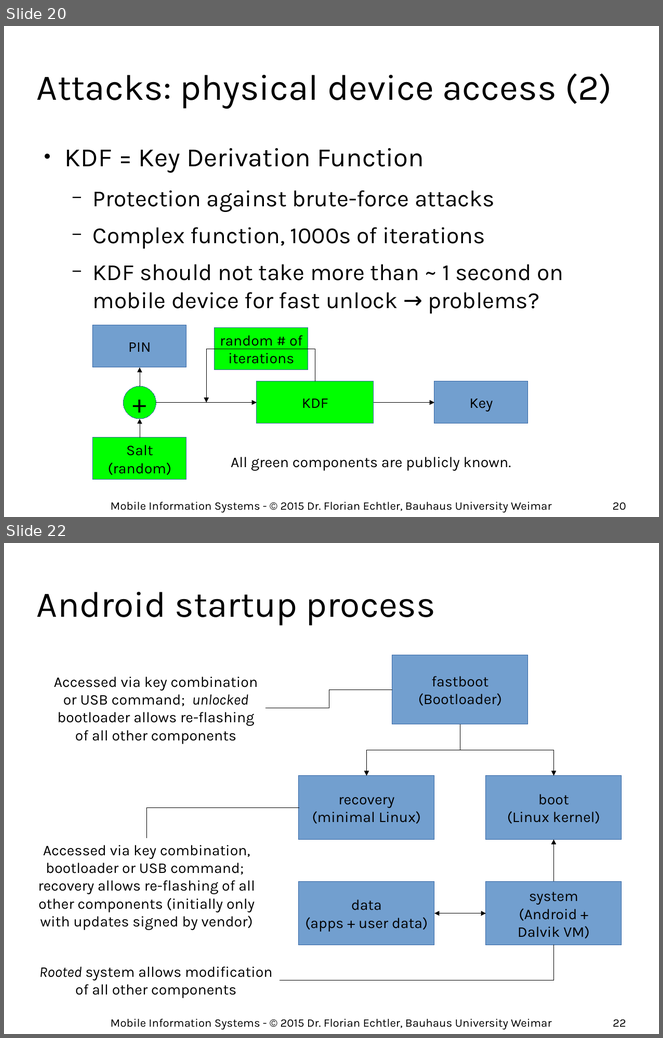
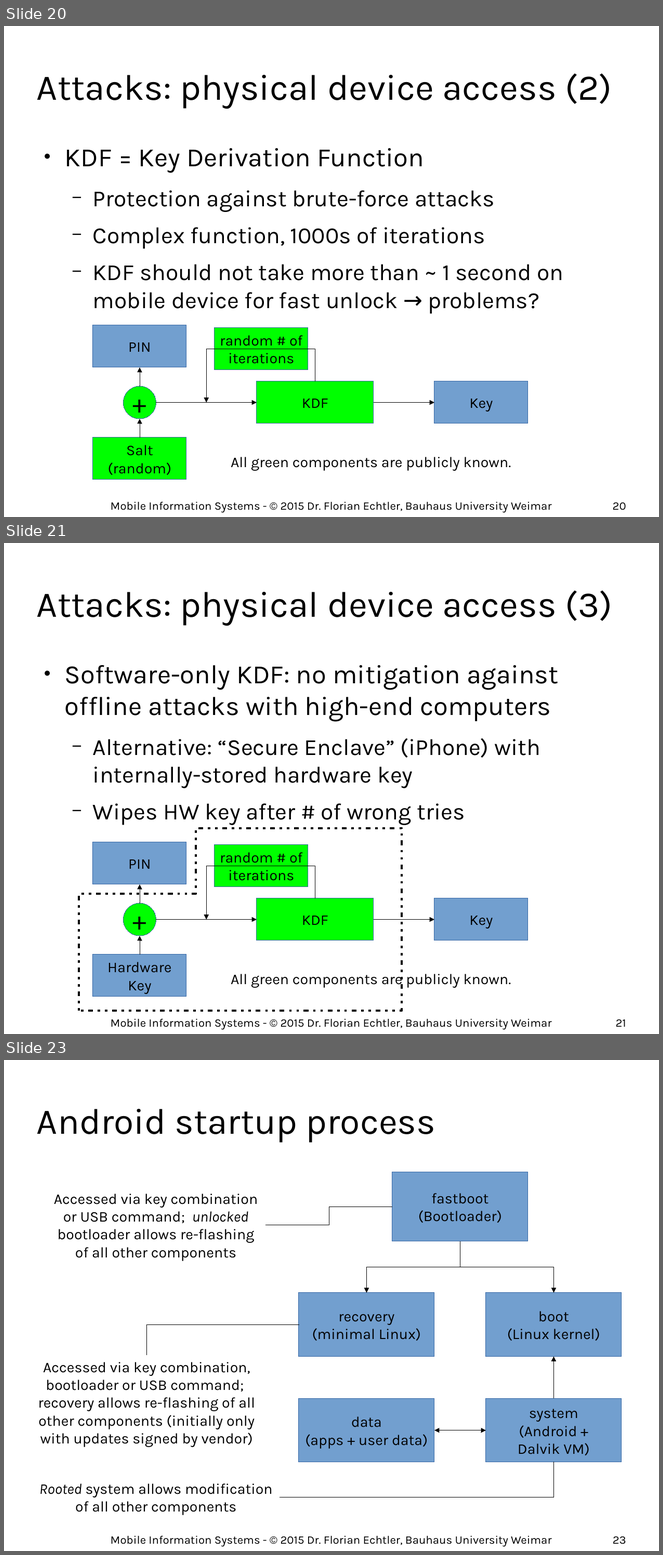
Before and after one commit to floe/mobile-information-systems, a slide deck: 07-privacy-security.odp. Shown one above the other, each under a label of ours: slides 20 and 22 before the commit, slides 20, 21 and 23 after it; the slides between them are not shown. The pictures are 663x1038 and 663x1555 pixels, drawn with LibreOffice and Linux fonts; fonts in the diff are those of the drawing; background and template pictures are left out. Boxes give left, top, right and bottom in pixels: in the first picture for what was removed or moved away, otherwise in the second. Text is boxed around its words. In the diff, an @@ line names an element or a change of style, - is before the commit and + after.

```diff
--- a/07-privacy-security.odp
+++ b/07-privacy-security.odp
@@ slide 21 added at bbox=[4, 543, 659, 1034], background #FFFFFF @@
@@ title added at bbox=[37, 590, 613, 626], 44 pt, text #000000 @@
+Attacks: physical device access (3)
@@ text added at bbox=[65, 665, 559, 825], 28 pt, text #000000 @@
+● Software-only KDF: no mitigation against offline attacks with high-end computers
+  − Alternative: “Secure Enclave” (iPhone) with internally-stored hardware key
+  − Wipes HW key after # of wrong tries
@@ freeform shape added at bbox=[79, 828, 402, 1011], outline #000000 3 pt @@
@@ rectangle added at bbox=[93, 843, 187, 885], fill #729FCF, outline #3465A4 0 pt, 18 pt, text #000000 @@
+PIN
@@ rectangle added at bbox=[215, 845, 308, 887], fill #00FF00, outline #3465A4 0 pt, 18 pt, text #000000 @@
+random # of
+iterations
@@ elbow arrow added from (315, 899) to (207, 920), #000000 0 pt @@
@@ elbow arrow added from (140, 903) to (140, 885), #000000 0 pt @@
@@ rectangle added at bbox=[257, 899, 374, 941], fill #00FF00, outline #3465A4 0 pt, 18 pt, text #000000 @@
+KDF
@@ rectangle added at bbox=[435, 899, 528, 941], fill #729FCF, outline #3465A4 0 pt, 18 pt, text #000000 @@
+Key
@@ ellipse added at bbox=[124, 903, 156, 936], fill #00FF00, outline #3465A4 0 pt, 32 pt, text #000000 @@
++
@@ elbow arrow added from (156, 920) to (257, 920), #000000 0 pt @@
@@ elbow arrow added from (374, 920) to (435, 920), #000000 0 pt @@
@@ elbow arrow added from (140, 955) to (140, 936), #000000 0 pt @@
@@ rectangle added at bbox=[93, 955, 187, 997], fill #729FCF, outline #3465A4 0 pt, 18 pt, text #000000 @@
+Hardware
+Key
@@ text added at bbox=[231, 971, 512, 988], 18 pt, text #000000 @@
+All green components are publicly known.
@@ text added at bbox=[111, 1019, 552, 1030], 14 pt, text #000000 @@
+Mobile Information Systems - © 2015 Dr. Florian Echtler, Bauhaus University Weimar
@@ page number added at bbox=[616, 1020, 626, 1027], 14 pt, text #000000 @@
+21
@@ what was slide 22 is now slide 23 @@
@@ page number at bbox=[613, 1536, 626, 1545]: text changed @@
-22
+23
```
Also in this commit, not shown: 1 slide changed.
